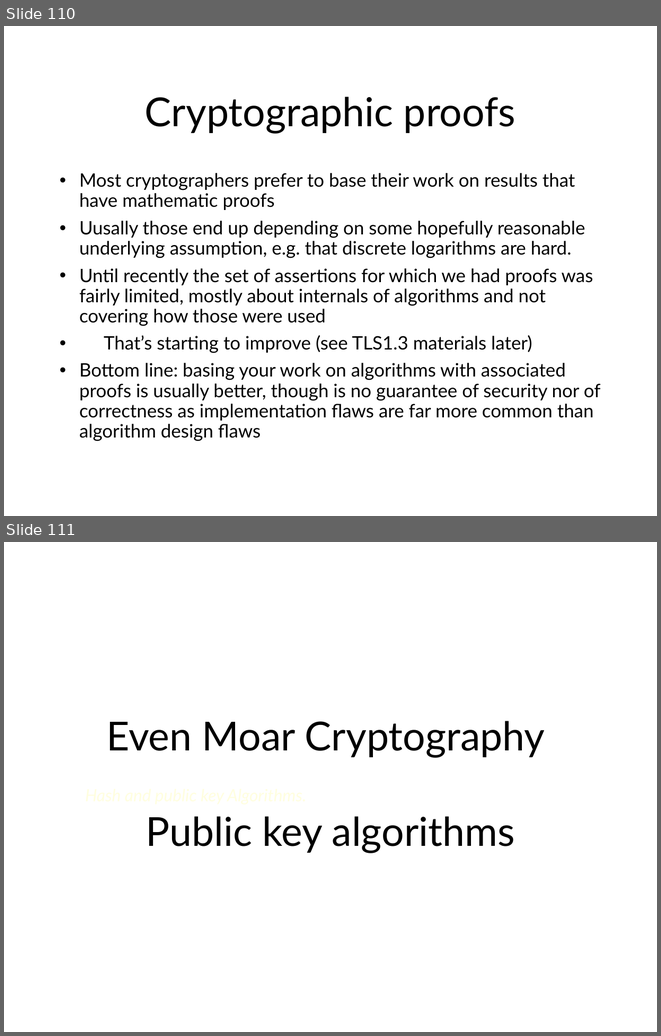
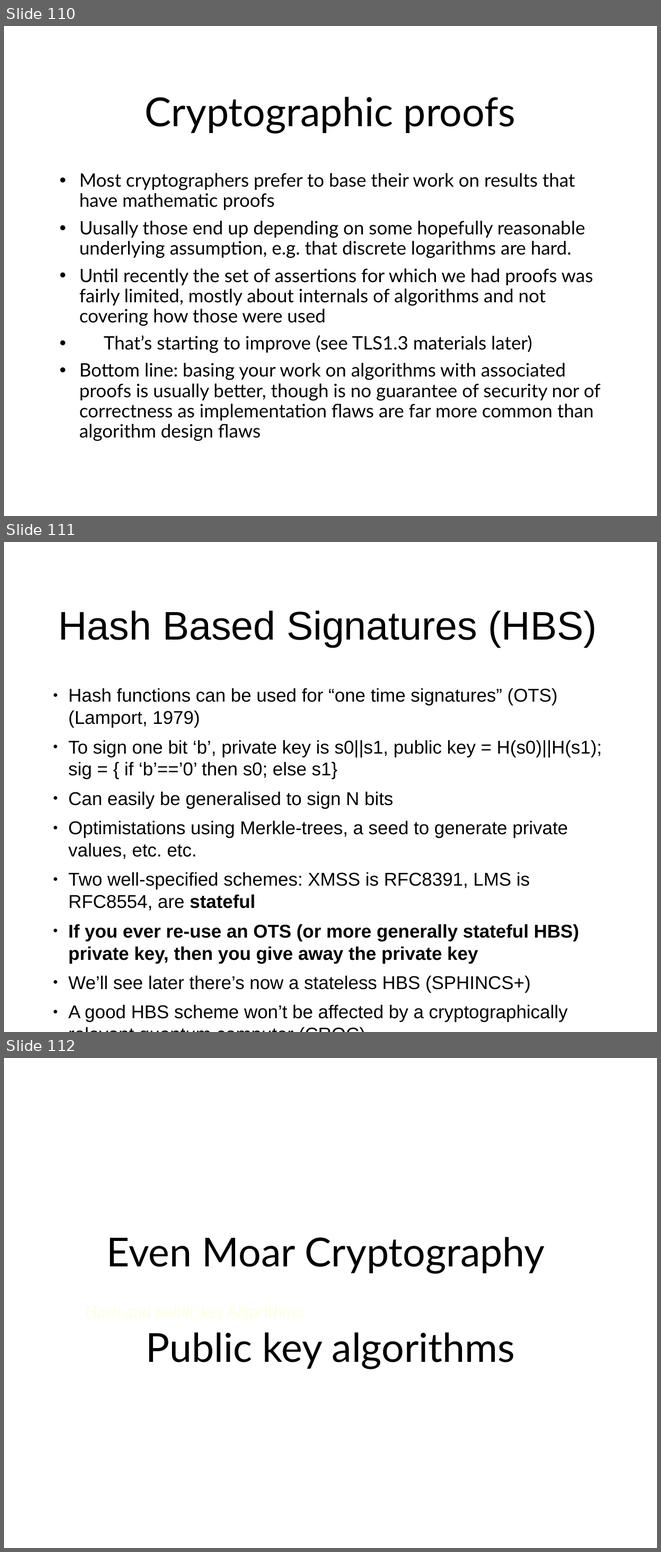
Before and after one commit to sftcd/cs7053, a slide deck: 2024lectures/04-crypto.odp. Shown one above the other, each under a label of ours: slides 110 and 111 before the commit, slides 110, 111 and 112 after it. The pictures are 661x1036 and 661x1552 pixels, drawn with LibreOffice and Linux fonts; fonts in the diff are those of the drawing. Boxes give left, top, right and bottom in pixels: in the first picture for what was removed or moved away, otherwise in the second. Text is boxed around its words. In the diff, an @@ line names an element or a change of style, - is before the commit and + after.

```diff
--- a/2024lectures/04-crypto.odp
+++ b/2024lectures/04-crypto.odp
@@ slide 111 added at <box>4,542,657,1032</box>, background #FFFFFF @@
@@ title added at <box>59,610,597,647</box>, 44 pt, text #000000 @@
+Hash Based Signatures (HBS)
@@ text added at <box>68,688,602,1022</box>, 20.4 pt, text #000000 @@
+● Hash functions can be used for “one time signatures” (OTS) (Lamport, 1979)
+● To sign one bit ‘b’, private key is s0||s1, public key = H(s0)||H(s1); sig = { if ‘b’==’0’ then s0; else s1}
+● Can easily be generalised to sign N bits
+● Optimistations using Merkle-trees, a seed to generate private values, etc. etc.
+● Two well-specified schemes: XMSS is RFC8391, LMS is RFC8554, are stateful
+● If you ever re-use an OTS (or more generally stateful HBS) private key, then you give away the private key
+● We’ll see later there’s now a stateless HBS (SPHINCS+)
+● A good HBS scheme won’t be affected by a cryptographically relevant quantum computer (CRQC)
@@ what was slide 111 is now slide 112 @@
```
Also in this commit, not shown: 6 other files.
